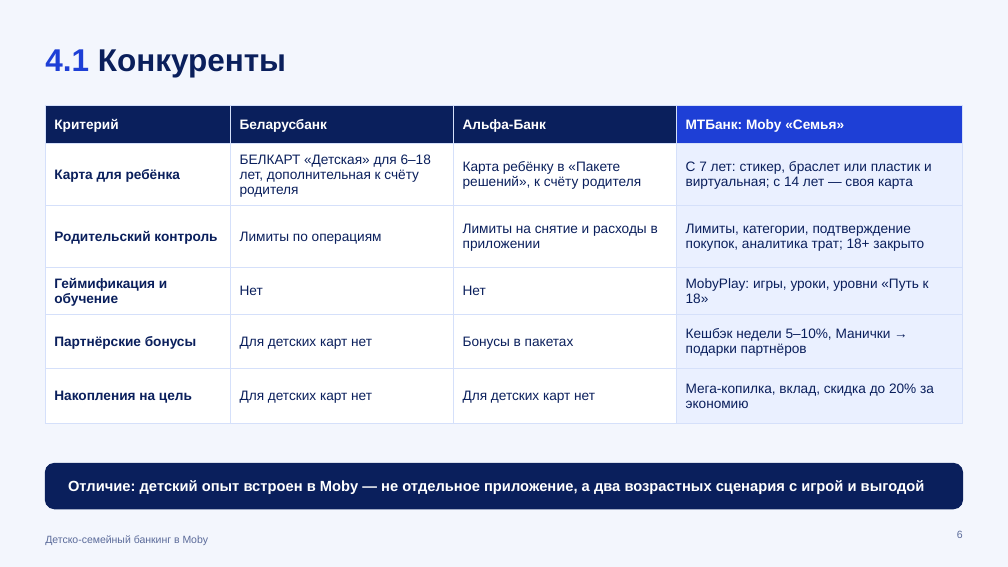
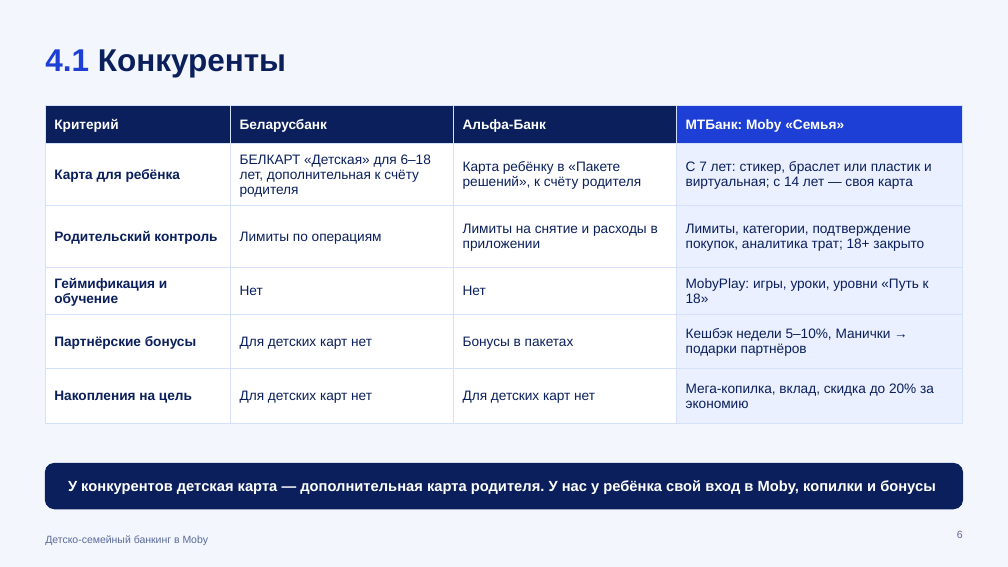
Before and after one commit to kvasiuum/hackatonmtbank, a slide deck: slide 6 of presentation/Moby_Семья_презентация.pptx. Drawn at 1008x567 pixels with LibreOffice and Linux fonts; fonts in the diff are those of the drawing. Boxes give left, top, right and bottom in pixels: in the first picture for what was removed or moved away, otherwise in the second. Text is boxed around its words. In the diff, an @@ line names an element or a change of style, - is before the commit and + after.

```diff
--- a/presentation/Moby_Семья_презентация.pptx
+++ b/presentation/Moby_Семья_презентация.pptx
@@ text at box(68, 480, 936, 494): text changed @@
-Отличие: детский опыт встроен в Moby — не отдельное приложение, а два возрастных сценария с игрой и выгодой
+У конкурентов детская карта — дополнительная карта родителя. У нас у ребёнка свой вход в Moby, копилки и бонусы
```
Also in this commit, not shown: 11 other slides changed.
